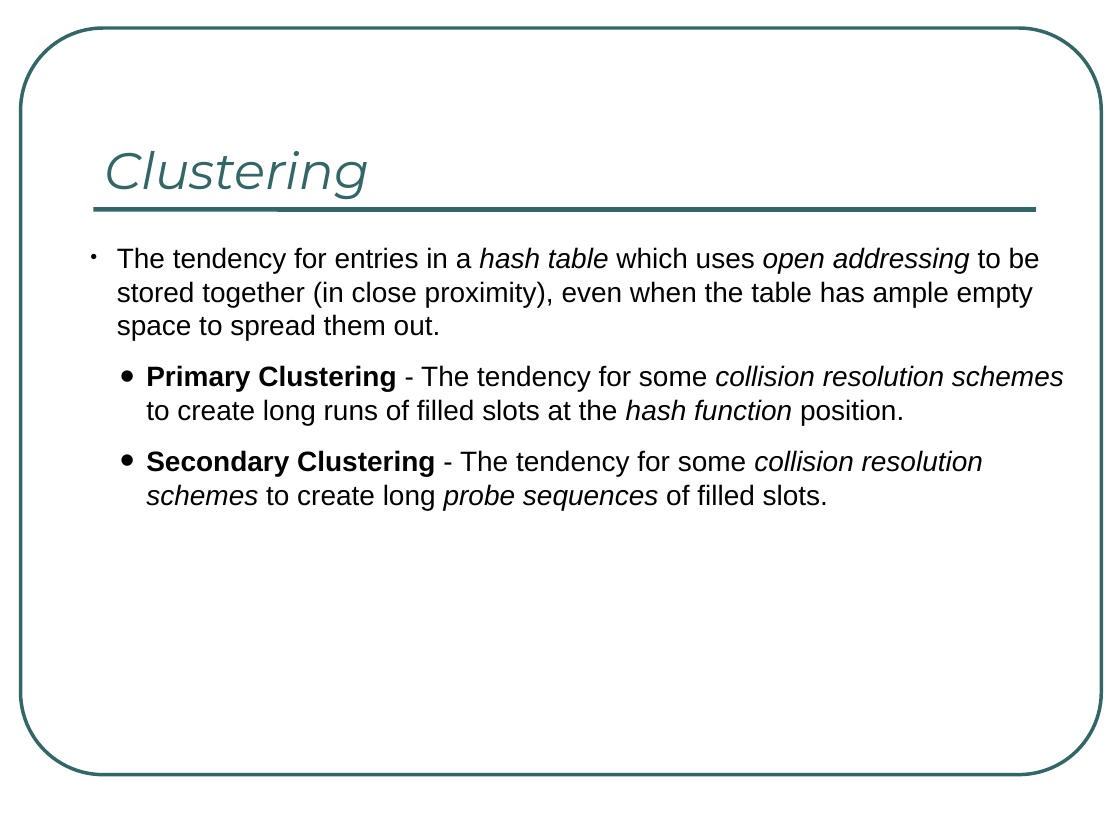
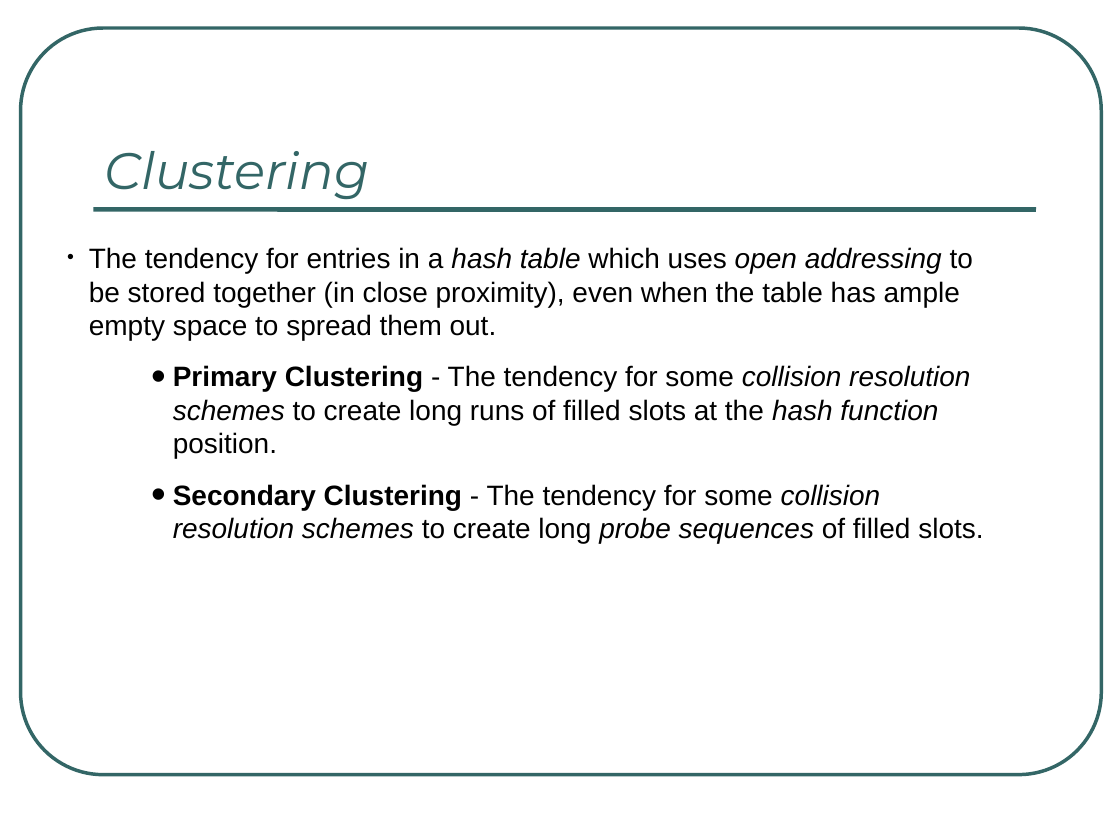
Before and after one commit to rugbyprof/3013-Algorithms, a slide deck: slide 18 of Lectures/L09/Hashing.ppt. Drawn at 1120x840 pixels with LibreOffice and Linux fonts; fonts in the diff are those of the drawing. Boxes give left, top, right and bottom in pixels: in the first picture for what was removed or moved away, otherwise in the second. Text is boxed around its words. In the diff, an @@ line names an element or a change of style, - is before the commit and + after.

```diff
--- a/Lectures/L09/Hashing.ppt
+++ b/Lectures/L09/Hashing.ppt
@@ text "The tendency for entries in ...": place and size @@
-text "The tendency for entries in ..." at bbox=[117, 247, 1064, 510]
+text "The tendency for entries in ..." at bbox=[89, 247, 983, 543]
@@ text "The tendency for entries in ..." at bbox=[89, 247, 983, 543]: indent changed; list level 2 to 3 in "Primary Clustering - The tendency ..."; list level 2 to 3 in "Secondary Clustering - The tendency ..." @@
```
Also in this commit, not shown: 20 other slides changed.
